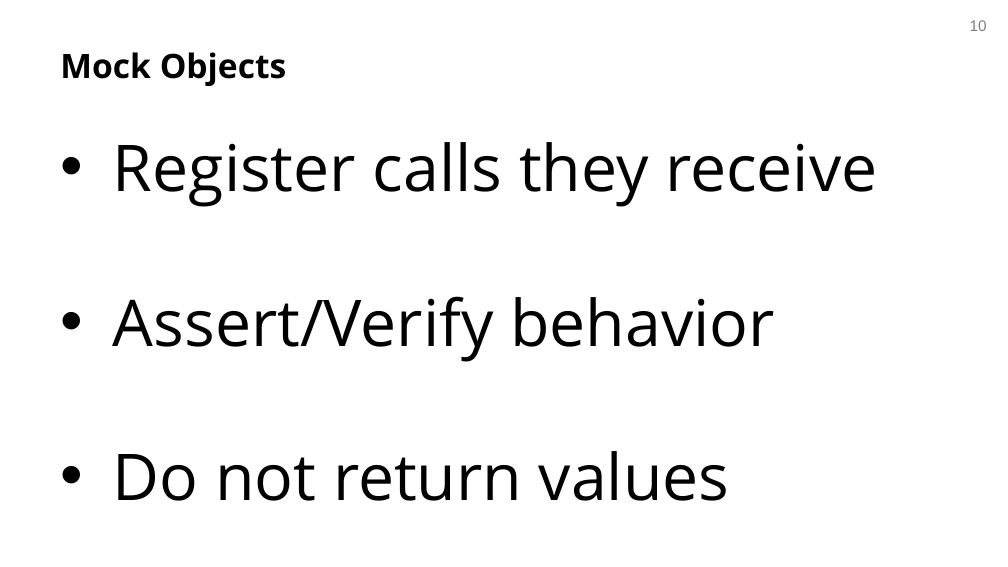
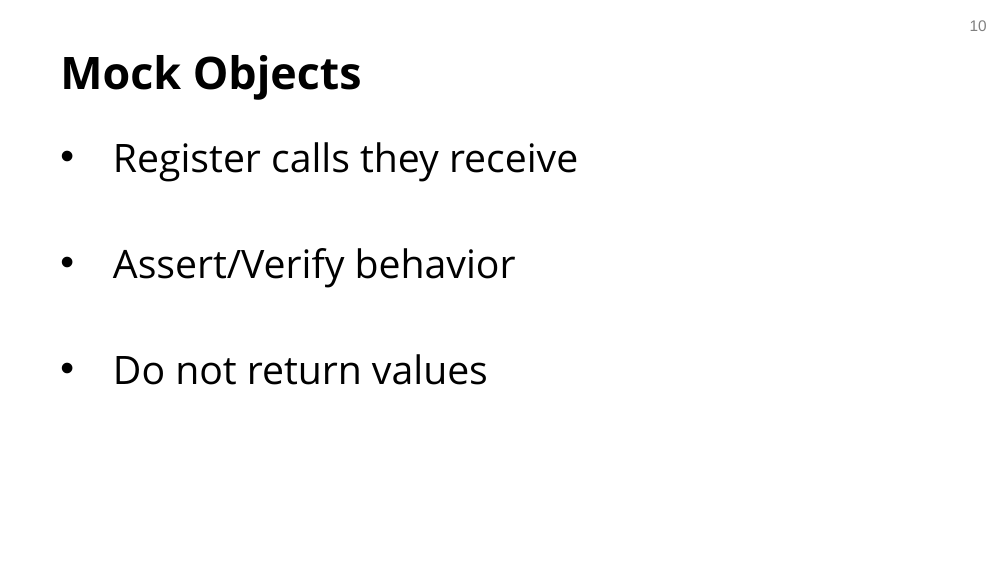
Before and after one commit to avishj/recitation-2-f24, a slide deck: slide 10 of resources/17623-recitation2.pptx. Drawn at 1008x567 pixels with LibreOffice and Linux fonts; fonts in the diff are those of the drawing; background and template pictures are left out. Boxes give left, top, right and bottom in pixels: in the first picture for what was removed or moved away, otherwise in the second. Text is boxed around its words. In the diff, an @@ line names an element or a change of style, - is before the commit and + after.

```diff
--- a/resources/17623-recitation2.pptx
+++ b/resources/17623-recitation2.pptx
@@ title "Mock Objects" at [60,55,362,100]: size 24 to 32 pt @@
@@ text "Register calls they receive" at [113,142,578,385]: size 46 to 28 pt @@
```
Also in this commit, not shown: 14 other slides changed, 2 slides removed.
